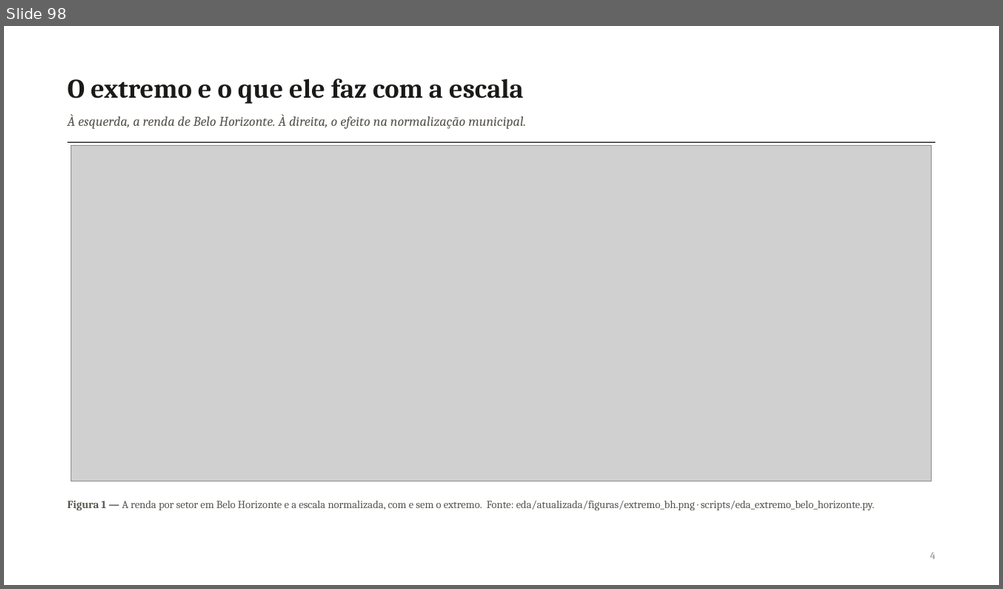
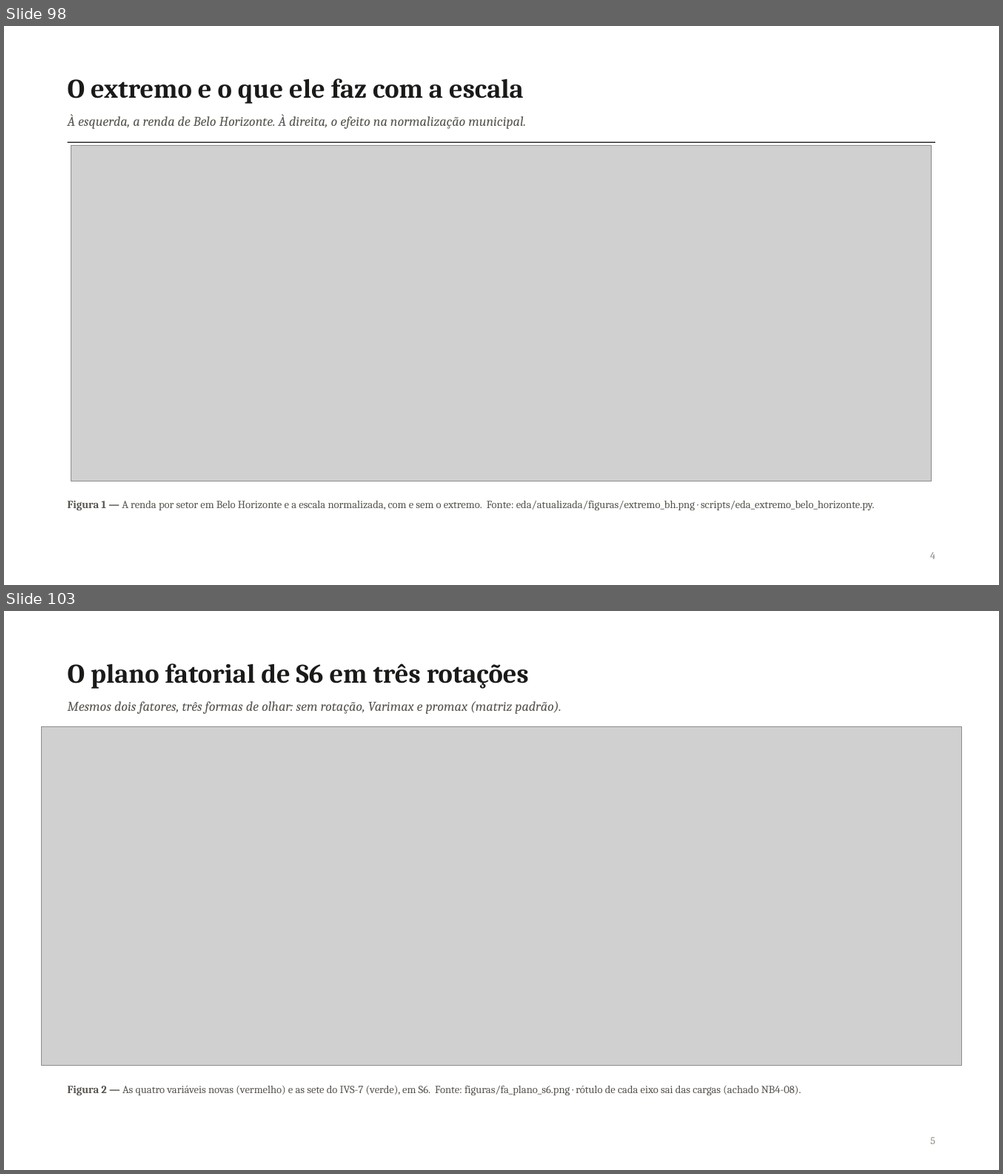
Before and after one commit to pedrinndias/Projeto_IVS_Censo, a slide deck: docs/Apresentacoes_IVS/Analise_Fatorial_NB04_2026-09.pptx. Shown one above the other, each under a label of ours: slide 98 before the commit, slides 98 and 103 after it; the slides between them are not shown. The pictures are 1003x589 and 1003x1174 pixels, drawn with LibreOffice and Linux fonts; fonts in the diff are those of the drawing; grey boxes stand for pictures. Boxes give left, top, right and bottom in pixels: in the first picture for what was removed or moved away, otherwise in the second. Text is boxed around its words. In the diff, an @@ line names an element or a change of style, - is before the commit and + after.

Commit message:
feat(apresentacao): anexa o bloco de slides da fatorial ampliada (4.2.2)
scripts/gerar_slides_fatorial_ampliada.js (novo, no padrão de
gerar_slides_extremo_bh.js/deck_comum.js): 8 slides -- divisoria; as onze
demandas e onde cada resposta esta; a matriz de Spearman ampliada
(figura); a grade de cenarios S0-S7 (n, KMO, Kaiser/Horn, peso Varimax
F1, AUC indice x renda sozinha); o plano fatorial de S6 em tres rotacoes
(figura, conferida rotulo a rotulo antes de usar); o lixo (fator proprio
por cenario e sensibilidade a excluir 1 municipio); a estrutura municipal
(postos dentro do municipio, indice supera a renda sozinha em 2 de 3
cenarios); o que fica para a orientadora decidir. Todo numero sai dos
CSVs de banco_de_dados/eda/fatorial_ampliada/ -- nenhum digitado.

Anexado ao deck real com scripts/juntar_decks.py, a partir da copia do
HEAD anterior (nunca do deck ja anexado): 98 -> 106 slides, 106 notas,
21 EXPLICAR intactas. Validador OOXML da skill pptx contra o HEAD
anterior: as mesmas 3 violacoes de ID (masters duplicados) que ja
existiam antes, zero erros novos. Os 8 slides novos renderizados um a
um (LibreOffice -> PDF -> PNG, via pypdf) e conferidos contra colisao de
texto e tabela fora da margem -- um bug pego nessa conferencia (aspas
duplas da descricao de S6 no CSV, "tudo isso", quebrando o split
ingênuo por ';') e corrigido no leitor de CSV do gerador antes deste
commit. pytest -q: 79 passed (nenhum codigo de src/ mudou).

```diff
--- a/docs/Apresentacoes_IVS/Analise_Fatorial_NB04_2026-09.pptx
+++ b/docs/Apresentacoes_IVS/Analise_Fatorial_NB04_2026-09.pptx
@@ slide 103 added at bbox=[4, 611, 999, 1170], background #FFFFFF @@
@@ text added at bbox=[68, 664, 529, 689], 26 pt, text #1A1A18, bold @@
+O plano fatorial de S6 em três rotações
@@ text added at bbox=[68, 701, 561, 714], 13 pt, text #56534C, italic @@
+Mesmos dois fatores, três formas de olhar: sem rotação, Varimax e promax (matriz padrão).
@@ picture added at bbox=[41, 726, 962, 1066] @@
@@ line added from (68, 727) to (935, 727), #1A1A18 1 pt @@
@@ text added at bbox=[68, 1085, 801, 1096], 10.5 pt, text #56534C @@
+Figura 2 — As quatro variáveis novas (vermelho) e as sete do IVS-7 (verde), em S6. Fonte: figuras/fa_plano_s6.png · rótulo de cada eixo sai das cargas (achado NB4-08).
@@ text added at bbox=[930, 1137, 935, 1145], 10 pt, text #8B877E @@
+5
```
Also in this commit, not shown: 7 other slides added, 1 other file.
